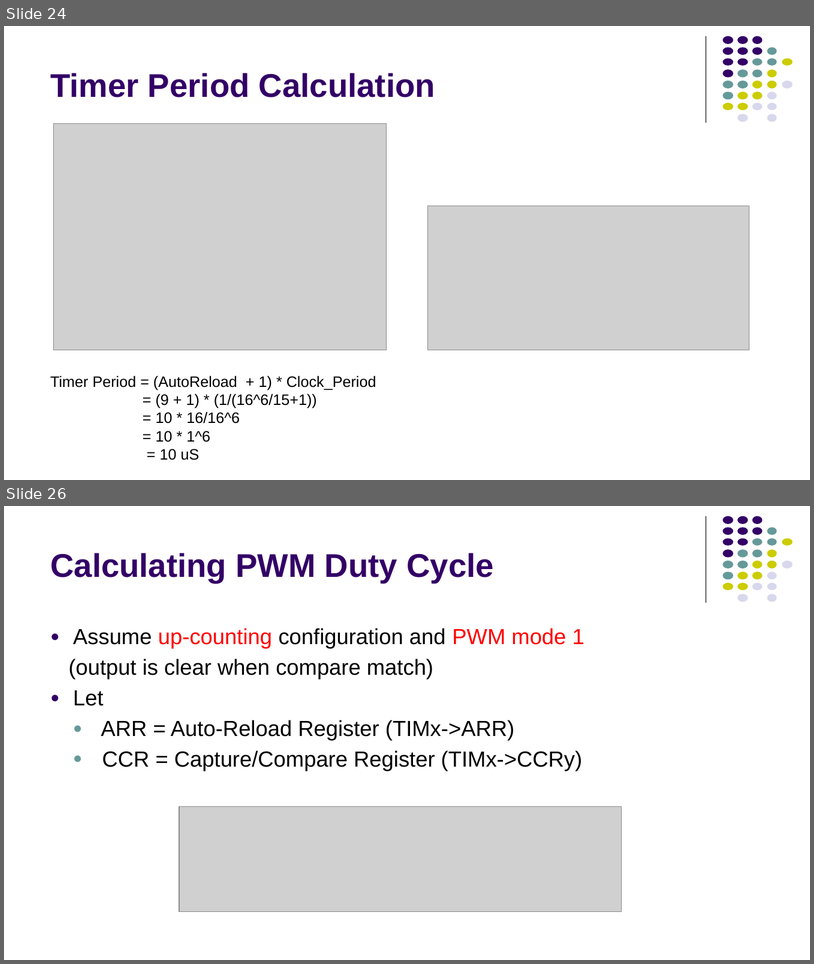
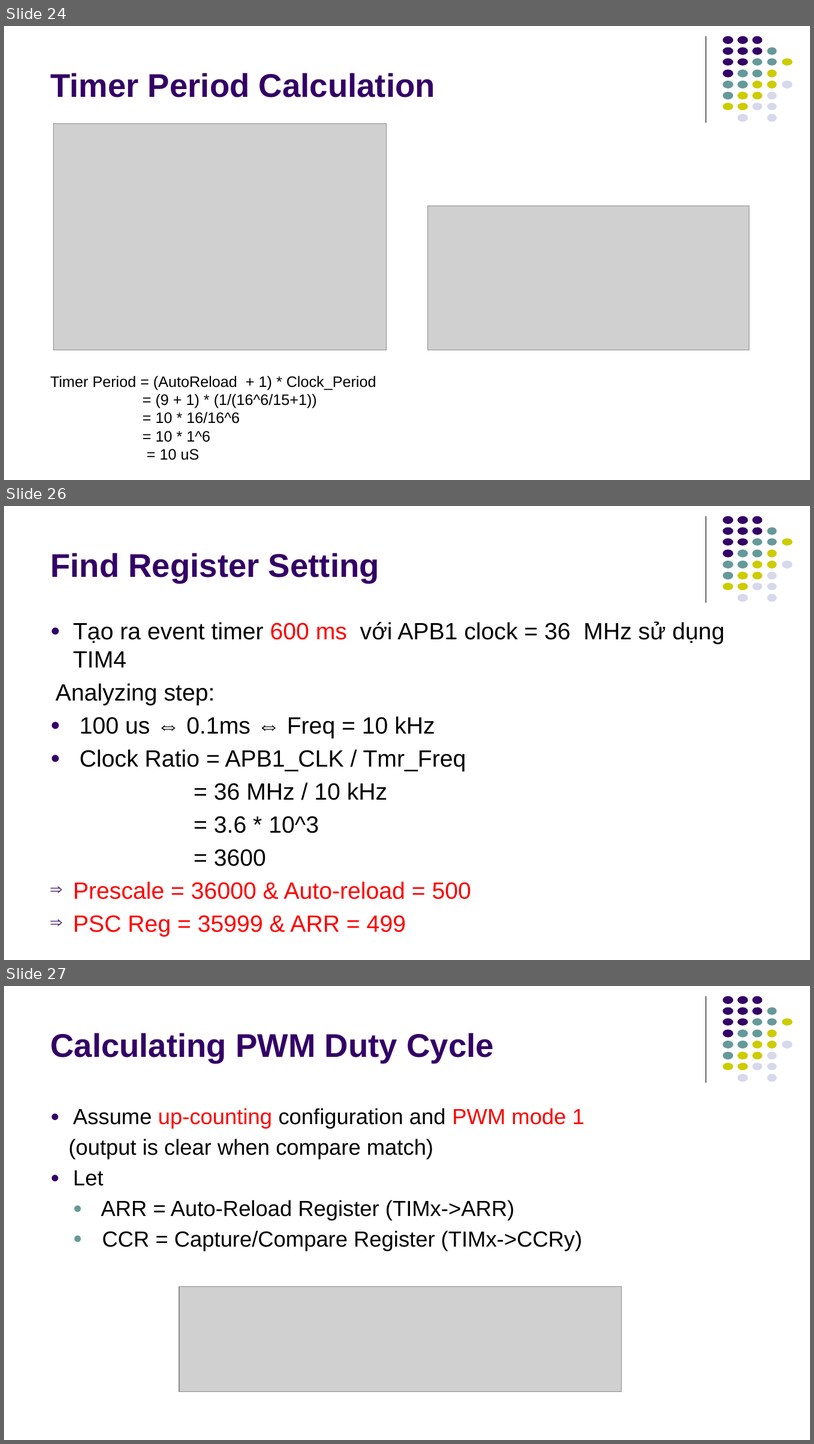
Before and after one commit to kmtekvn/hitech_stm32_basic, a slide deck: 04. Slides/04. TIMER/Timer.pptx. Shown one above the other, each under a label of ours: slides 24 and 26 before the commit, slides 24, 26 and 27 after it; the slides between them are not shown. The pictures are 814x964 and 814x1444 pixels, drawn with LibreOffice and Linux fonts; fonts in the diff are those of the drawing; grey boxes stand for pictures. Boxes give left, top, right and bottom in pixels: in the first picture for what was removed or moved away, otherwise in the second. Text is boxed around its words. In the diff, an @@ line names an element or a change of style, - is before the commit and + after.

```diff
--- a/04. Slides/04. TIMER/Timer.pptx
+++ b/04. Slides/04. TIMER/Timer.pptx
@@ slide 26 added at [4, 506, 810, 960], background #FFFFFF; not listed: 32 template elements that a slide beside it also shows @@
@@ title added at [50, 553, 380, 583], 39 pt, text #330066, bold @@
+Find Register Setting
@@ text added at [56, 621, 725, 936], 28 pt, text #000000 @@
+● Tạo ra event timer 600 ms với APB1 clock = 36 MHz sử dụng TIM4
+Analyzing step:
+● 100 us ⇔ 0.1ms ⇔ Freq = 10 kHz
+● Clock Ratio = APB1_CLK / Tmr_Freq
+= 36 MHz / 10 kHz
+= 3.6 * 10^3
+= 3600
+⇒ Prescale = 36000 & Auto-reload = 500
+⇒ PSC Reg = 35999 & ARR = 499
@@ what was slide 26 is now slide 27 @@
```
Also in this commit, not shown: 4 slides changed.
